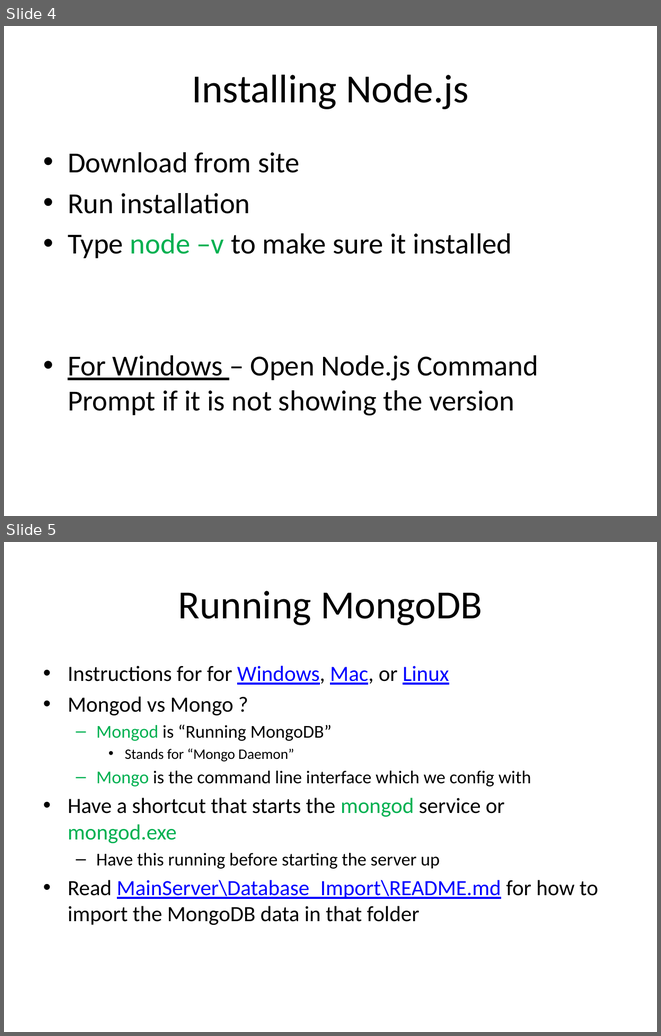
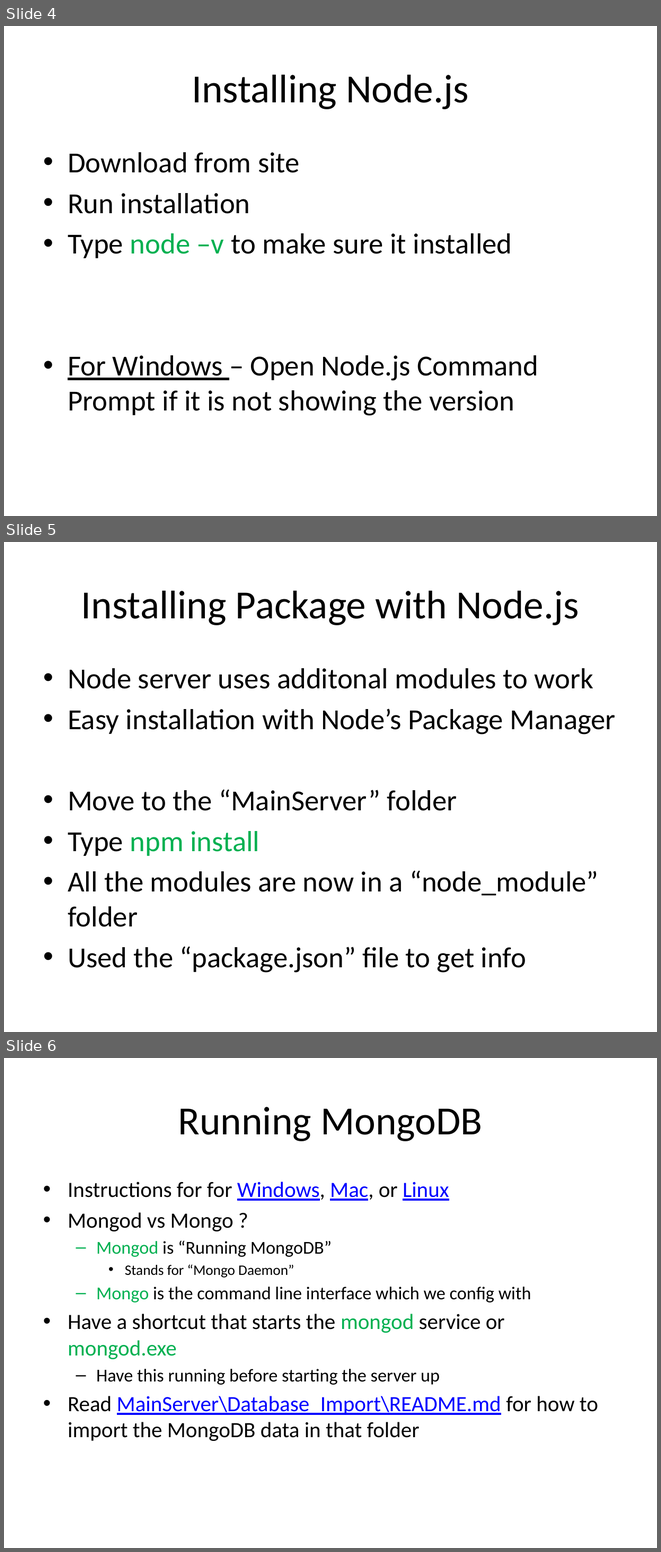
Before and after one commit to sjfricke/IEEE-Mini-Projects-UW-Madison, a slide deck: Tutorial/PowerPoint Versions/Setting Up Main Sever.pptx. Shown one above the other, each under a label of ours: slides 4 and 5 before the commit, slides 4, 5 and 6 after it. The pictures are 661x1036 and 661x1552 pixels, drawn with LibreOffice and Linux fonts; fonts in the diff are those of the drawing. Boxes give left, top, right and bottom in pixels: in the first picture for what was removed or moved away, otherwise in the second. Text is boxed around its words. In the diff, an @@ line names an element or a change of style, - is before the commit and + after.

```diff
--- a/Tutorial/PowerPoint Versions/Setting Up Main Sever.pptx
+++ b/Tutorial/PowerPoint Versions/Setting Up Main Sever.pptx
@@ slide 5 added at (x1=4, y1=542, x2=657, y2=1032), background #FFFFFF @@
@@ title added at (x1=81, y1=590, x2=579, y2=625), 44 pt, text #000000 @@
+Installing Package with Node.js
@@ text added at (x1=68, y1=668, x2=616, y2=972), 32 pt, text #000000 @@
+• Node server uses additonal modules to work
+• Easy installation with Node’s Package Manager
+• Move to the “MainServer” folder
+• Type npm install
+• All the modules are now in a “node_module” folder
+• Used the “package.json” file to get info
@@ what was slide 5 is now slide 6 @@
```
Also in this commit, not shown: 3 other files.
